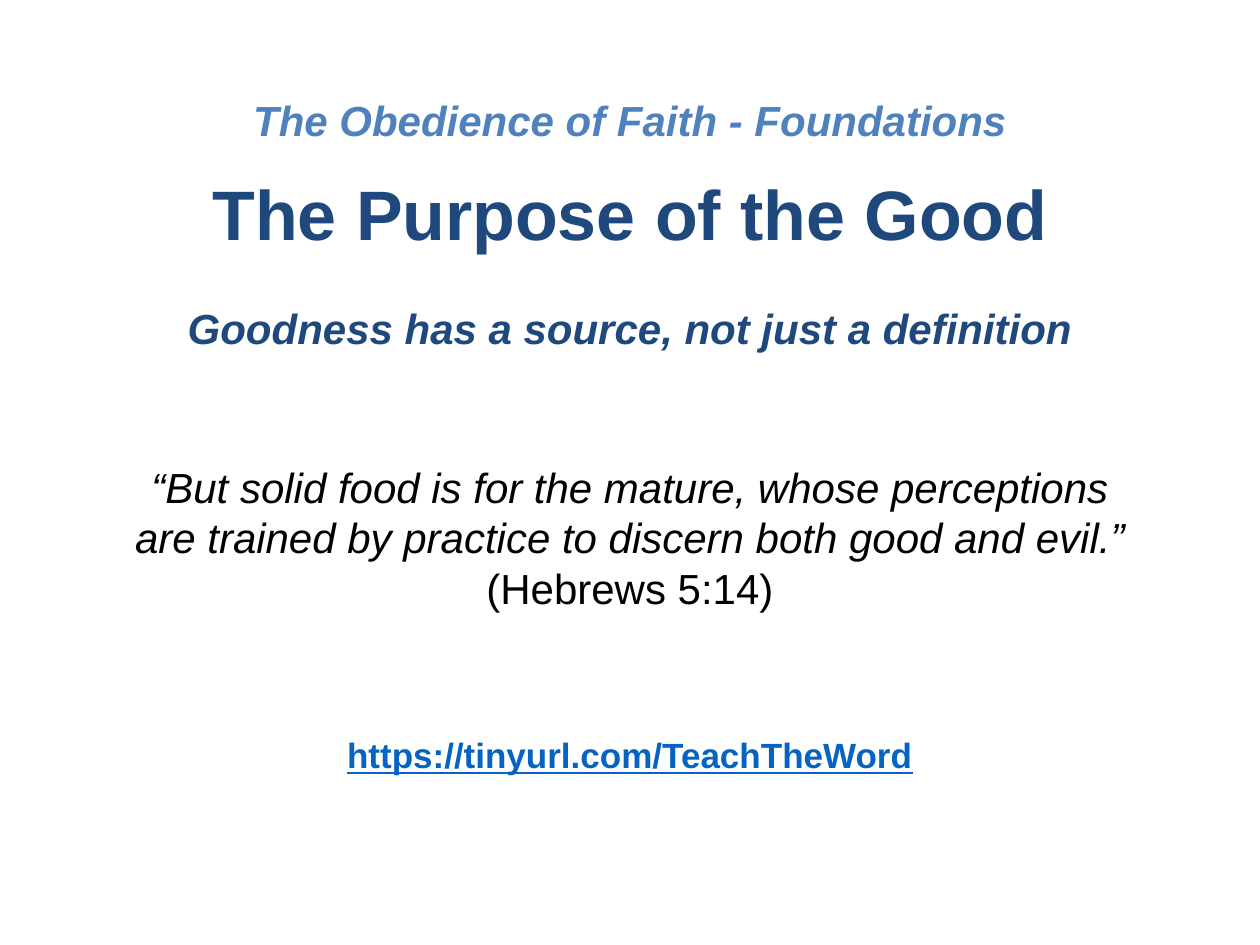
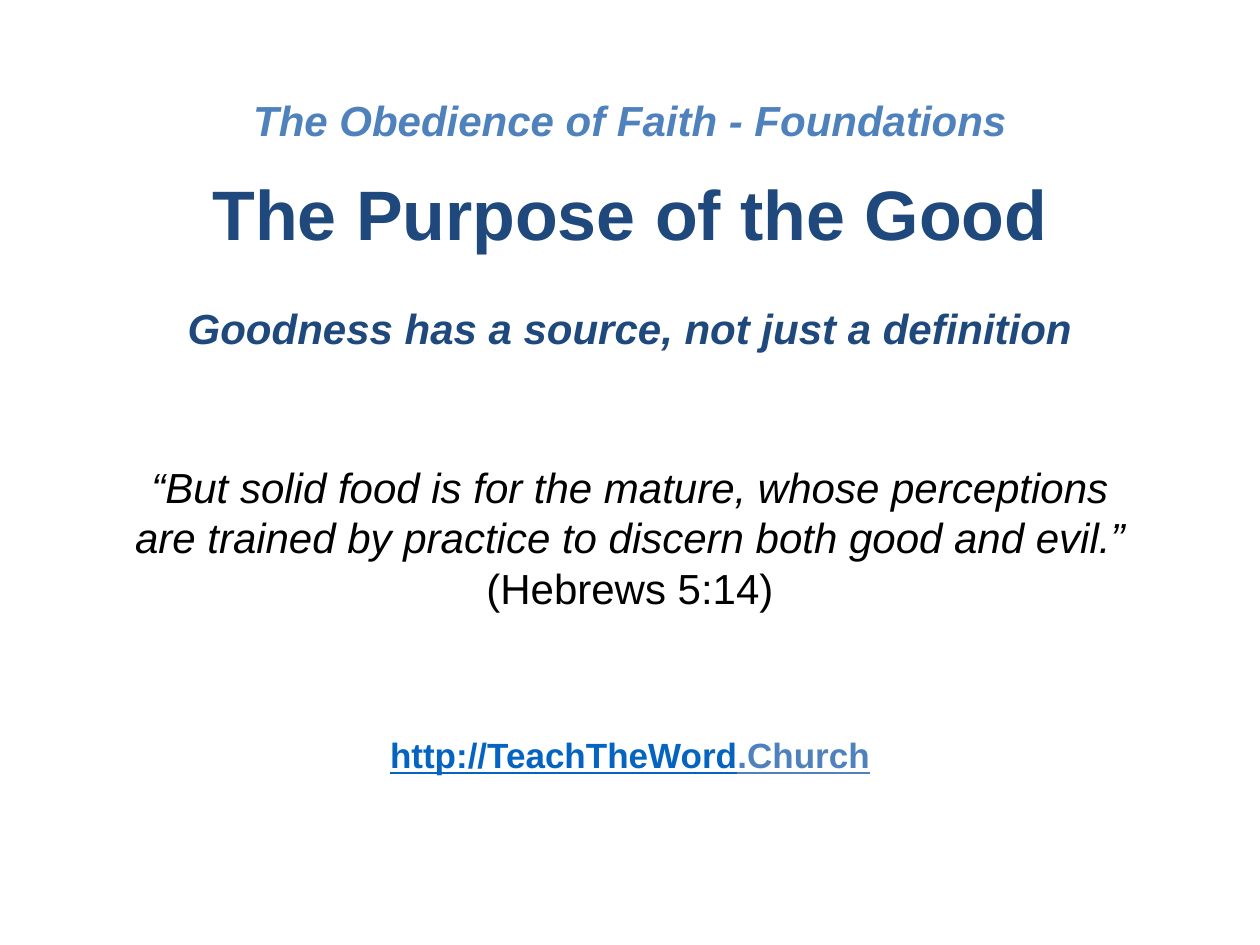
Before and after one commit to UsefulEngines/EvangelismPublic, a slide deck: slide 1 of 2026-Q4/02-PurposeOfTheGood/Week02-PurposeOfTheGood.pptx. Drawn at 1260x945 pixels with LibreOffice and Linux fonts; fonts in the diff are those of the drawing. Boxes give left, top, right and bottom in pixels: in the first picture for what was removed or moved away, otherwise in the second. Text is boxed around its words. In the diff, an @@ line names an element or a change of style, - is before the commit and + after.

```diff
--- a/2026-Q4/02-PurposeOfTheGood/Week02-PurposeOfTheGood.pptx
+++ b/2026-Q4/02-PurposeOfTheGood/Week02-PurposeOfTheGood.pptx
@@ text at <box>390,742,870,775</box>: text changed @@
-https://tinyurl.com/TeachTheWord
+http://TeachTheWord.Church
```
Also in this commit, not shown: 2 other slides changed, 1 slide removed, 2 other files.
